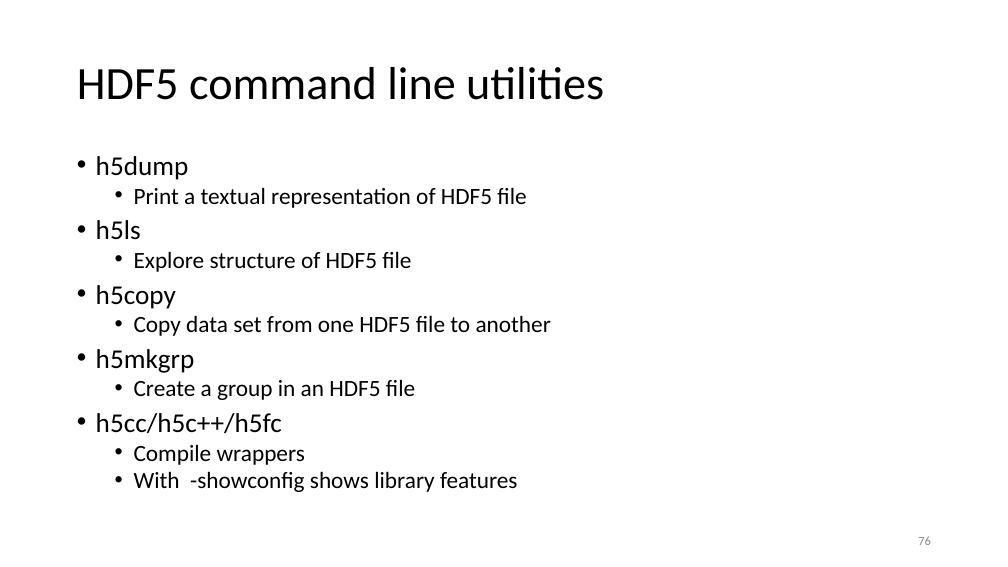
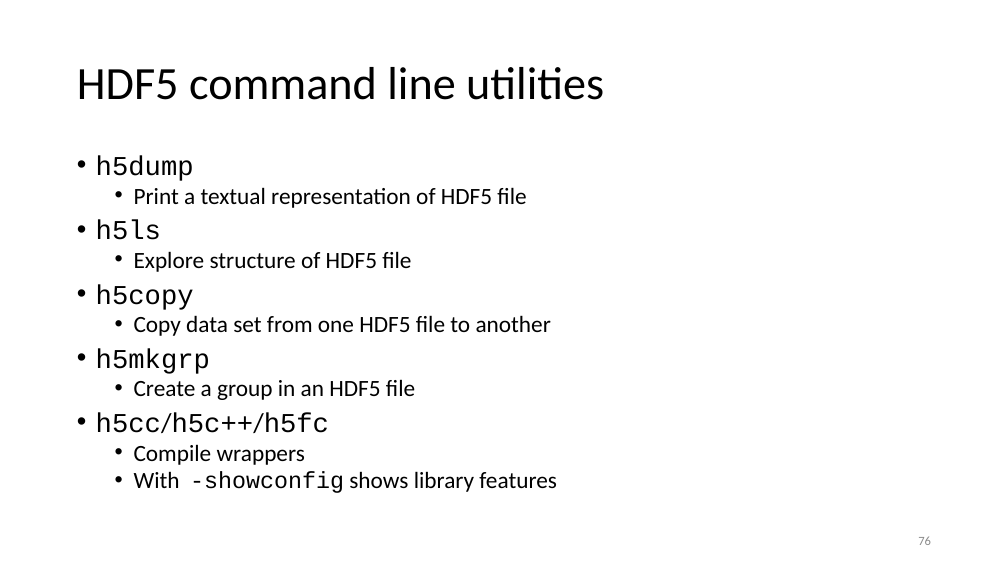
Before and after one commit to gjbex/Scientific-Python, a slide deck: slide 76 of scientific_python.pptx. Drawn at 1008x567 pixels with LibreOffice and Linux fonts; fonts in the diff are those of the drawing. Boxes give left, top, right and bottom in pixels: in the first picture for what was removed or moved away, otherwise in the second. Text is boxed around its words. In the diff, an @@ line names an element or a change of style, - is before the commit and + after.

Commit message:
Fix fonts in HDF5 section

```diff
--- a/scientific_python.pptx
+++ b/scientific_python.pptx
@@ text at (96,156,557,493): font Calibri to Courier New in "h5dump", "h5ls", "h5copy", "h5mkgrp" and 2 more places @@
```
